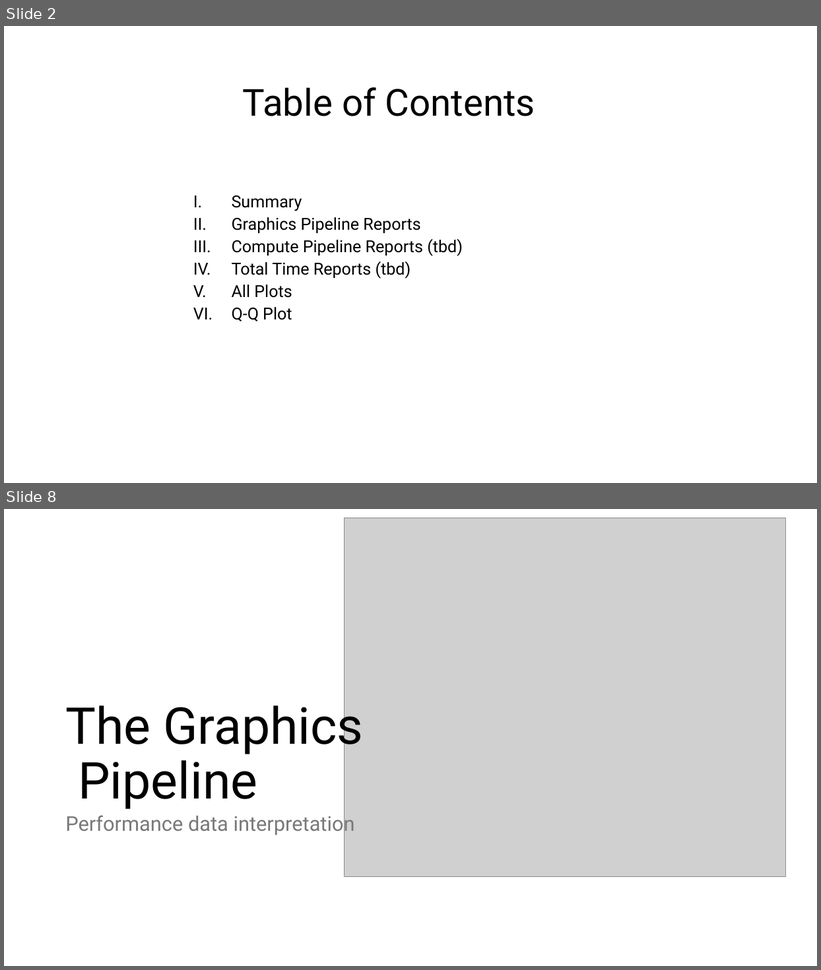
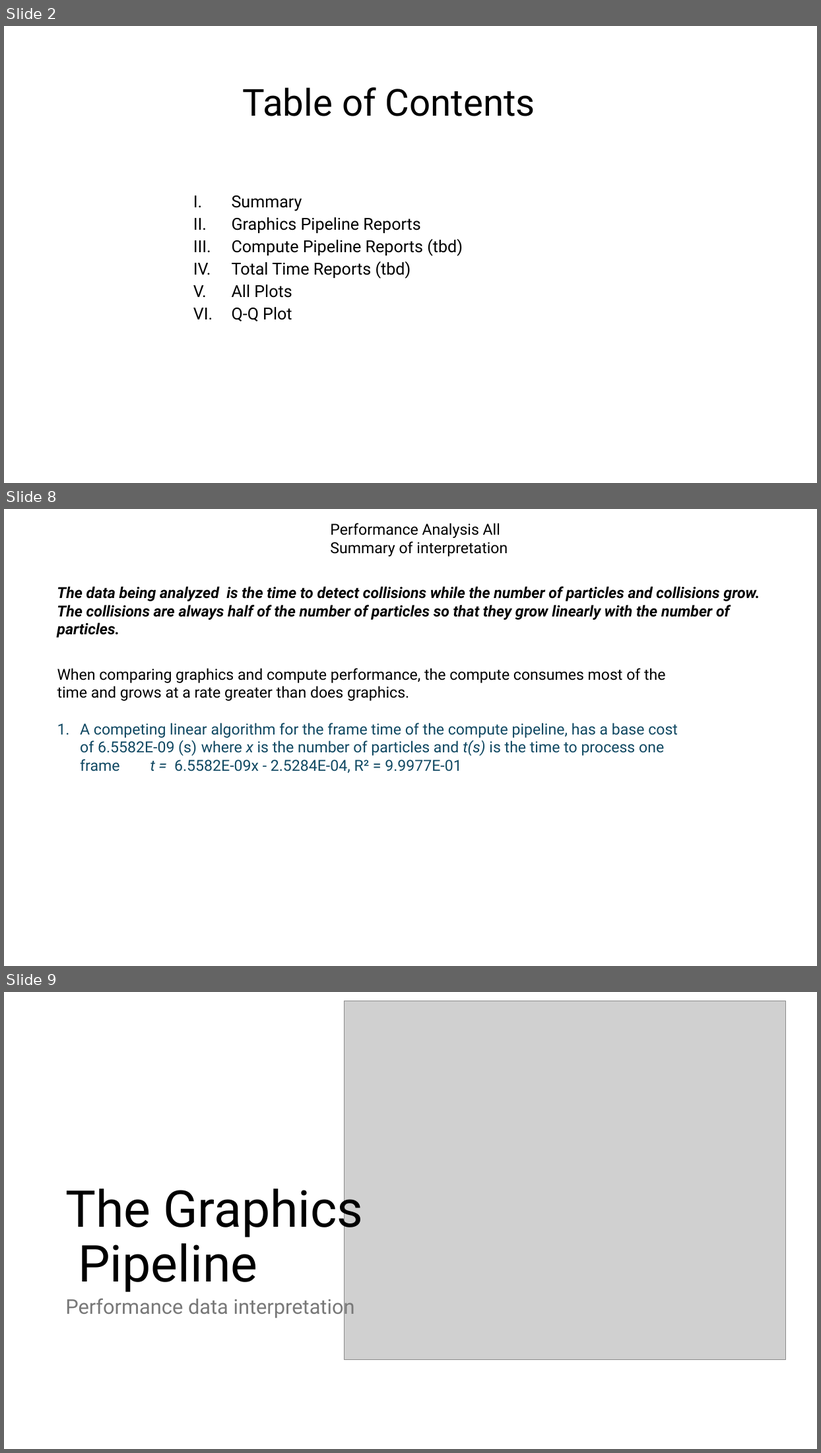
Before and after one commit to fieldparticle/gPCD, a slide deck: python/cfg_reports/worksheets/gPCD Data Anaylisis.pptx. Shown one above the other, each under a label of ours: slides 2 and 8 before the commit, slides 2, 8 and 9 after it; the slides between them are not shown. The pictures are 821x970 and 821x1453 pixels, drawn with LibreOffice and Linux fonts; fonts in the diff are those of the drawing; grey boxes stand for pictures. Boxes give left, top, right and bottom in pixels: in the first picture for what was removed or moved away, otherwise in the second. Text is boxed around its words. In the diff, an @@ line names an element or a change of style, - is before the commit and + after.

```diff
--- a/python/cfg_reports/worksheets/gPCD Data Anaylisis.pptx
+++ b/python/cfg_reports/worksheets/gPCD Data Anaylisis.pptx
@@ slide 8 added at <box>4,509,817,966</box>, background #FFFFFF @@
@@ text added at <box>330,523,508,557</box>, 18 pt, text #000000 @@
+Performance Analysis All
+Summary of interpretation
@@ text added at <box>57,586,760,638</box>, 18 pt, text #000000, bold, italic @@
+The data being analyzed is the time to detect collisions while the number of particles and collisions grow. The collisions are always half of the number of particles so that they grow linearly with the number of particles.
@@ text added at <box>57,668,678,773</box>, 18 pt, text #104862 @@
+When comparing graphics and compute performance, the compute consumes most of the time and grows at a rate greater than does graphics.
+1. A competing linear algorithm for the frame time of the compute pipeline, has a base cost of 6.5582E-09 (s) where x is the number of particles and t(s) is the time to process one frame t = 6.5582E-09x - 2.5284E-04, R² = 9.9977E-01
@@ what was slide 8 is now slide 9 @@
```
Also in this commit, not shown: 6 slides changed, 1 other slide added, 37 other files.
